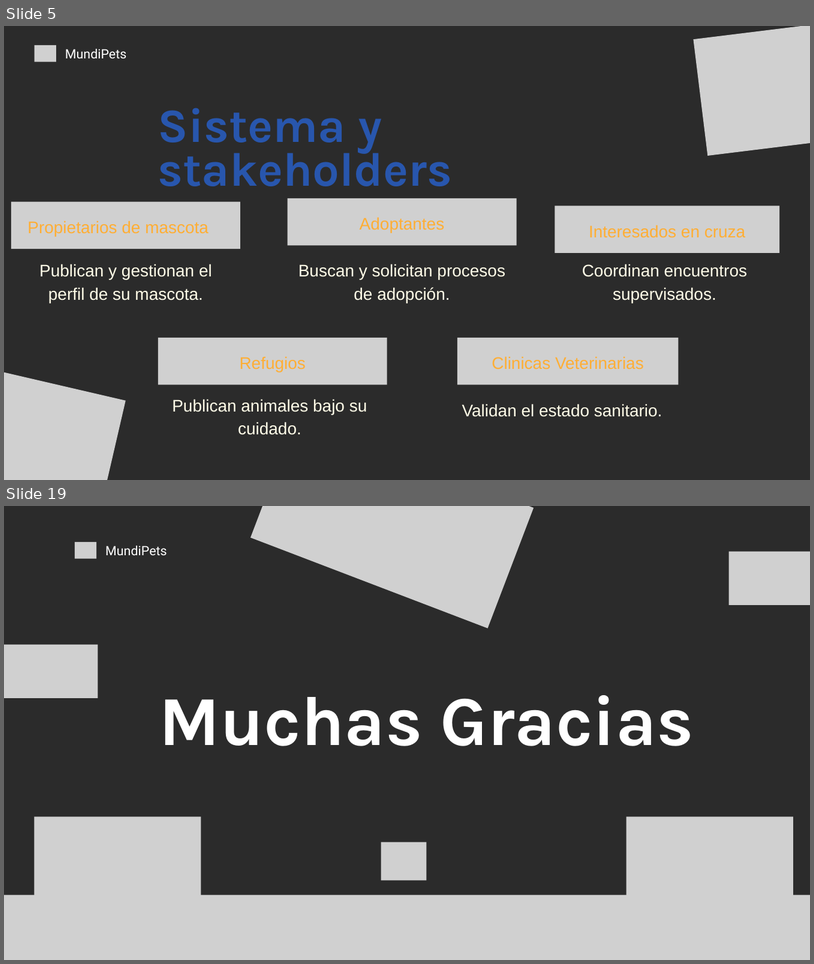
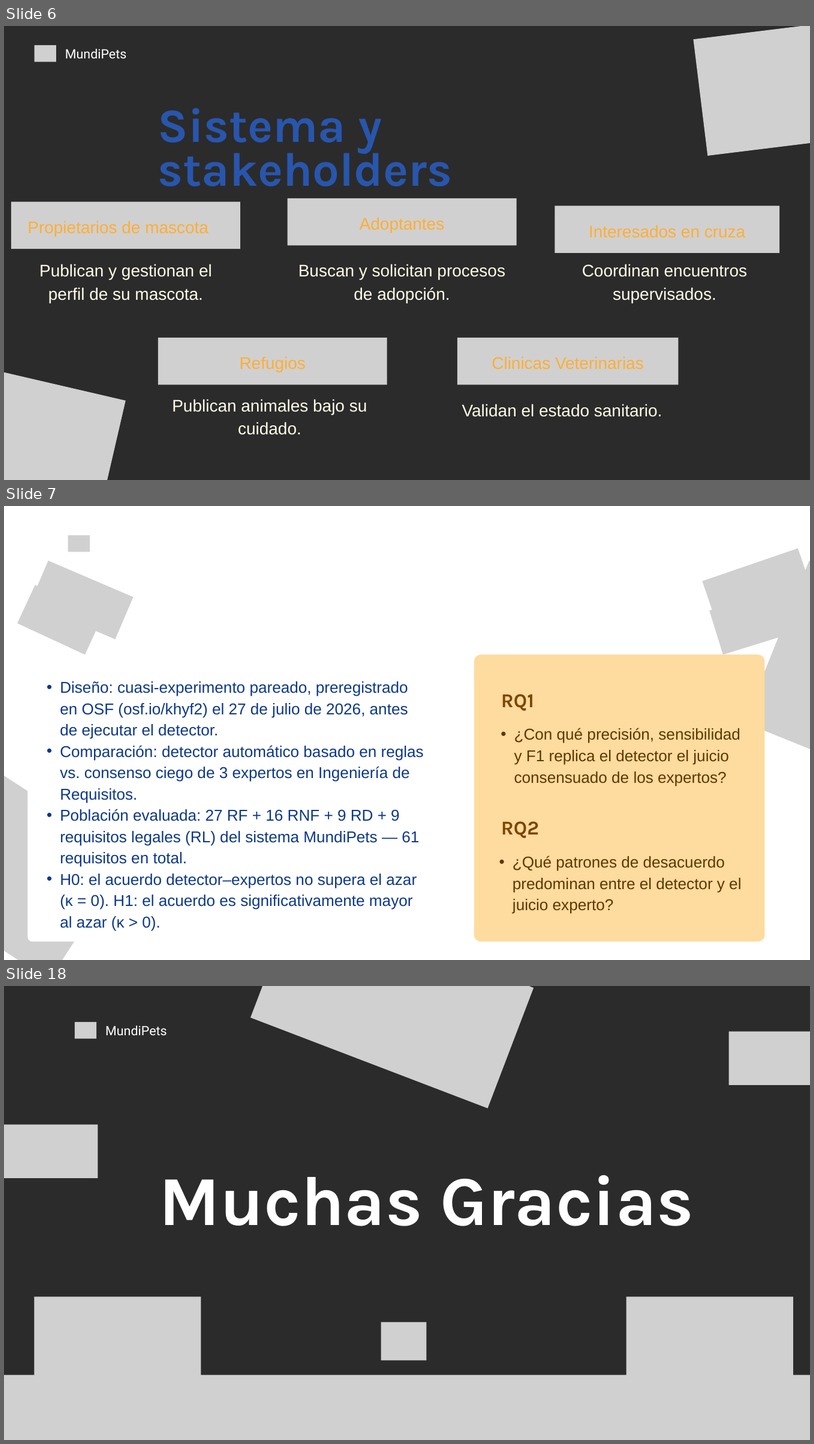
Before and after one commit to andymendozap03/MundiPets-PFC-IngReq, a slide deck: 09_Defensa/Presentación.pptx. Shown one above the other, each under a label of ours: slides 5 and 19 before the commit, slides 6, 7 and 18 after it; the slides between them are not shown. The pictures are 814x964 and 814x1444 pixels, drawn with LibreOffice and Linux fonts; fonts in the diff are those of the drawing; grey boxes stand for pictures; background and template pictures are left out; a plain dark background stands for a picture behind light text. Boxes give left, top, right and bottom in pixels: in the first picture for what was removed or moved away, otherwise in the second. Text is boxed around its words. In the diff, an @@ line names an element or a change of style, - is before the commit and + after.

Commit message:
Actualizar presentacion defensa MundiPets

```diff
--- a/09_Defensa/Presentación.pptx
+++ b/09_Defensa/Presentación.pptx
@@ slide 7 added at (4, 506, 810, 960), background picture (left out) @@
@@ picture added at (68, 535, 90, 552) @@
@@ picture added at (702, 548, 810, 628) @@
@@ picture added at (30, 561, 133, 639) @@
@@ picture added at (744, 561, 810, 777) @@
@@ picture added at (18, 585, 103, 655) @@
@@ picture added at (710, 586, 801, 655) @@
@@ freeform shape added at (28, 654, 445, 941), fill #FFFFFF @@
@@ text added at (60, 681, 424, 931), 28 pt, text #0D3889 @@
+  • Diseño: cuasi-experimento pareado, preregistrado en OSF (osf.io/khyf2) el 27 de julio de 2026, antes de ejecutar el detector.
+  • Comparación: detector automático basado en reglas vs. consenso ciego de 3 expertos en Ingeniería de Requisitos.
+  • Población evaluada: 27 RF + 16 RNF + 9 RD + 9 requisitos legales (RL) del sistema MundiPets — 61 requisitos en total.
+  • H0: el acuerdo detector–expertos no supera el azar (κ = 0). H1: el acuerdo es significativamente mayor al azar (κ > 0).
@@ picture added at (4, 762, 129, 960) @@
@@ text added at (220, 831, 241, 843), 85 pt, text #FFFFFF, bold @@
+Metodología del componente empírico
@@ text added at (303, 831, 377, 843), 23 pt, text #FFFFFF @@
+MundiPets
@@ group added at (474, 654, 765, 941): 4 texts, 1 freeform shape @@
+RQ1
+  • ¿Con qué precisión, sensibilidad y F1 replica el detector el juicio consensuado de los expertos?
+RQ2
+  • ¿Qué patrones de desacuerdo predominan entre el detector y el juicio experto?
@@ what was slide 5 is now slide 6 @@
@@ what was slide 19 is now slide 18 @@
```
Also in this commit, not shown: 11 other slides added, 13 slides removed, 1 other file.
